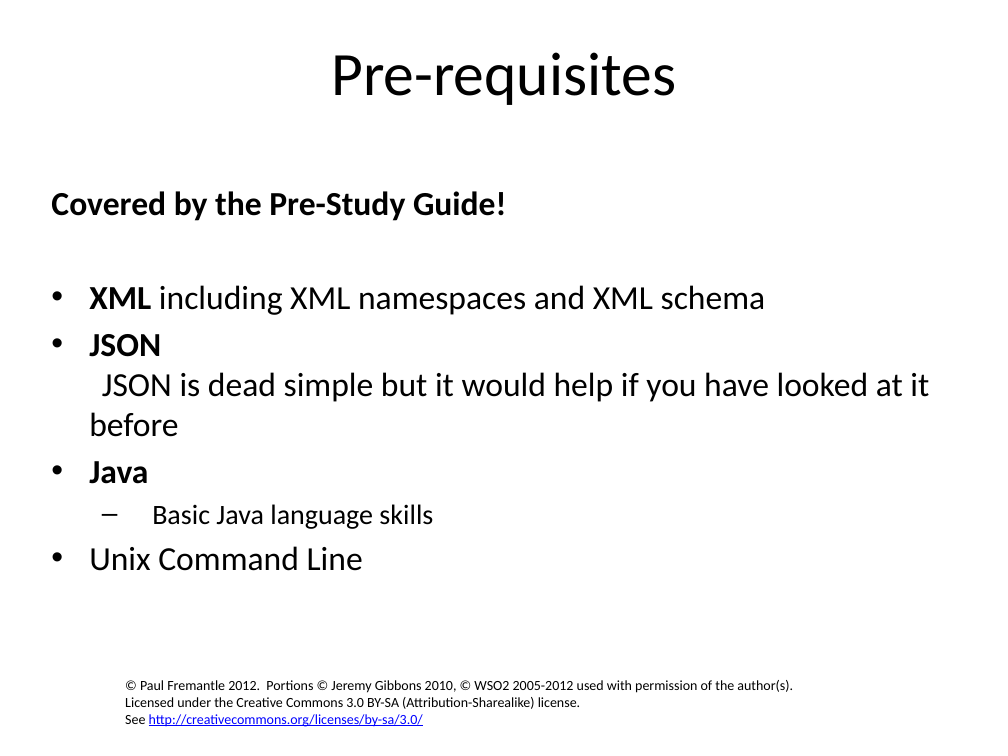
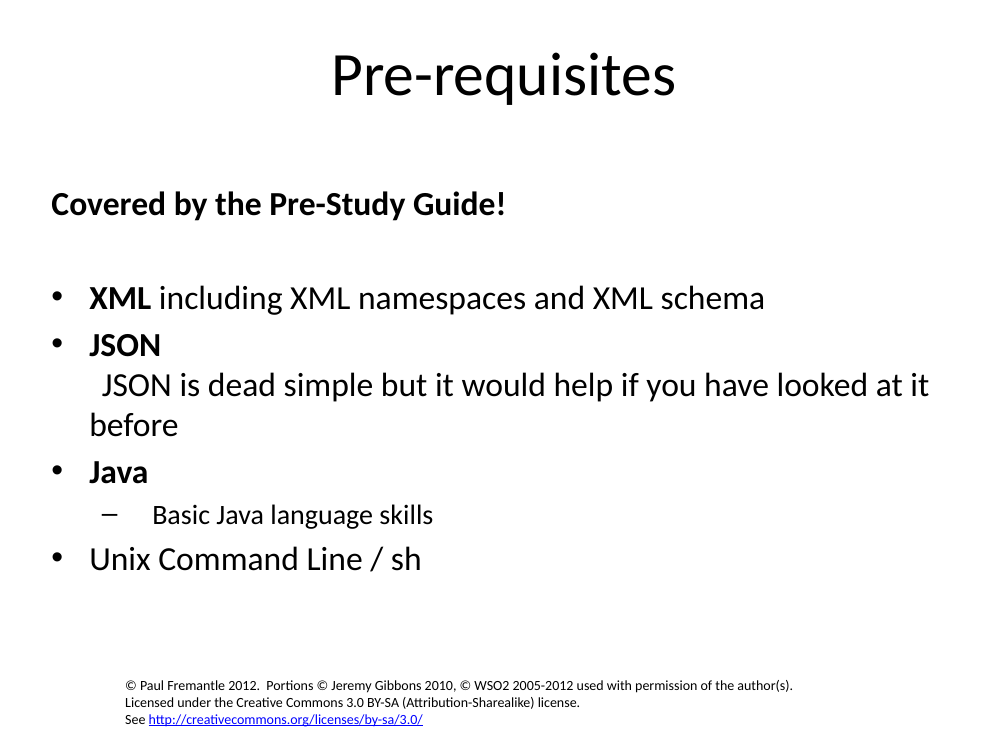
Before and after one commit to pzfreo/ox-soa-old, a slide deck: slide 4 of presentations/source/00-intro.pptx. Drawn at 1008x756 pixels with LibreOffice and Linux fonts; fonts in the diff are those of the drawing; background and template pictures are left out. Boxes give left, top, right and bottom in pixels: in the first picture for what was removed or moved away, otherwise in the second. Text is boxed around its words. In the diff, an @@ line names an element or a change of style, - is before the commit and + after.

```diff
--- a/presentations/source/00-intro.pptx
+++ b/presentations/source/00-intro.pptx
@@ text at <box>89,546,422,571</box>: text changed @@
-• Unix Command Line
+• Unix Command Line / sh
```
Also in this commit, not shown: 4 other slides changed, 49 other files.
